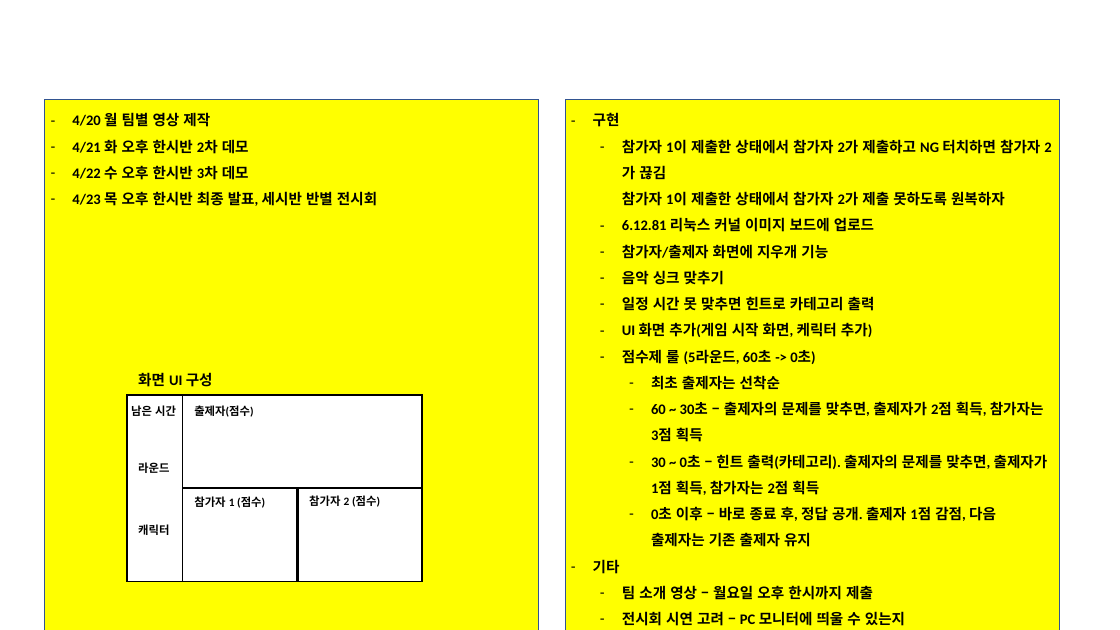
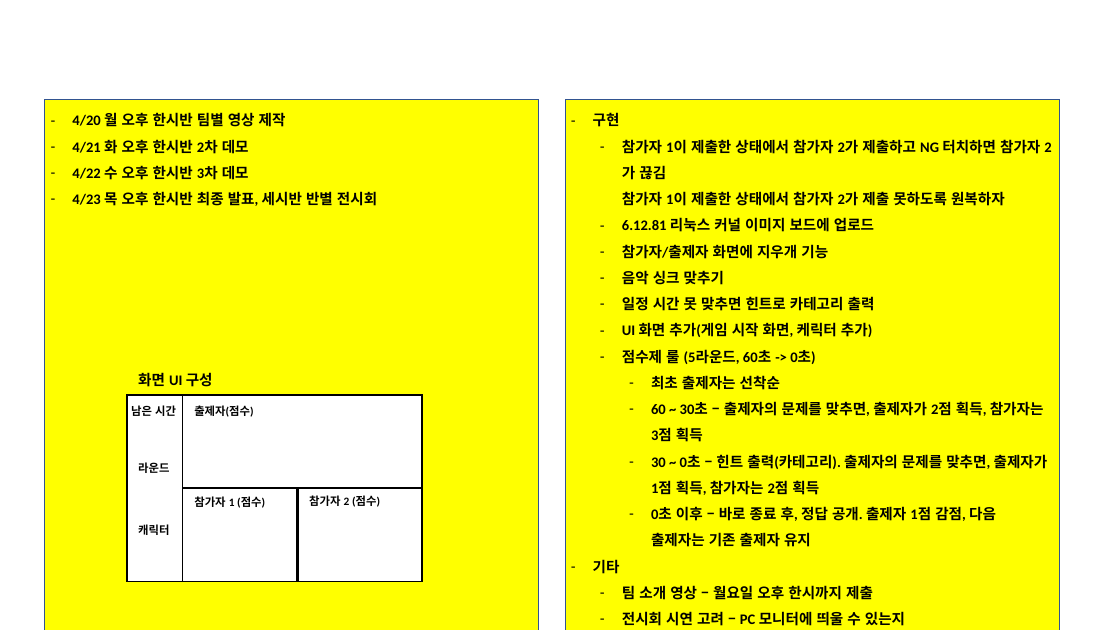
Before and after one commit to jewon1230-wq/For_transfer_files_jw, a slide deck: slide 7 of LG_부트캠프_12기_C반_프로젝트일정_및_최종제출결과물_3팀/LG_부트캠프_12기_C반_최종결과물(3팀)/결과보고서/4.LG_부트캠프_12기_C반_결과보고서(3팀)_v1.pptx. Drawn at 1120x630 pixels with LibreOffice and Linux fonts; fonts in the diff are those of the drawing; background and template pictures are left out. Boxes give left, top, right and bottom in pixels: in the first picture for what was removed or moved away, otherwise in the second. Text is boxed around its words. In the diff, an @@ line names an element or a change of style, - is before the commit and + after.

```diff
--- a/LG_부트캠프_12기_C반_프로젝트일정_및_최종제출결과물_3팀/LG_부트캠프_12기_C반_최종결과물(3팀)/결과보고서/4.LG_부트캠프_12기_C반_결과보고서(3팀)_v1.pptx
+++ b/LG_부트캠프_12기_C반_프로젝트일정_및_최종제출결과물_3팀/LG_부트캠프_12기_C반_최종결과물(3팀)/결과보고서/4.LG_부트캠프_12기_C반_결과보고서(3팀)_v1.pptx
@@ text in rectangle at <box>72,111,286,130</box>: text changed @@
-– 4/20 월 팀별 영상 제작
+– 4/20 월 오후 한시반 팀별 영상 제작
```
Also in this commit, not shown: 1 other file.
